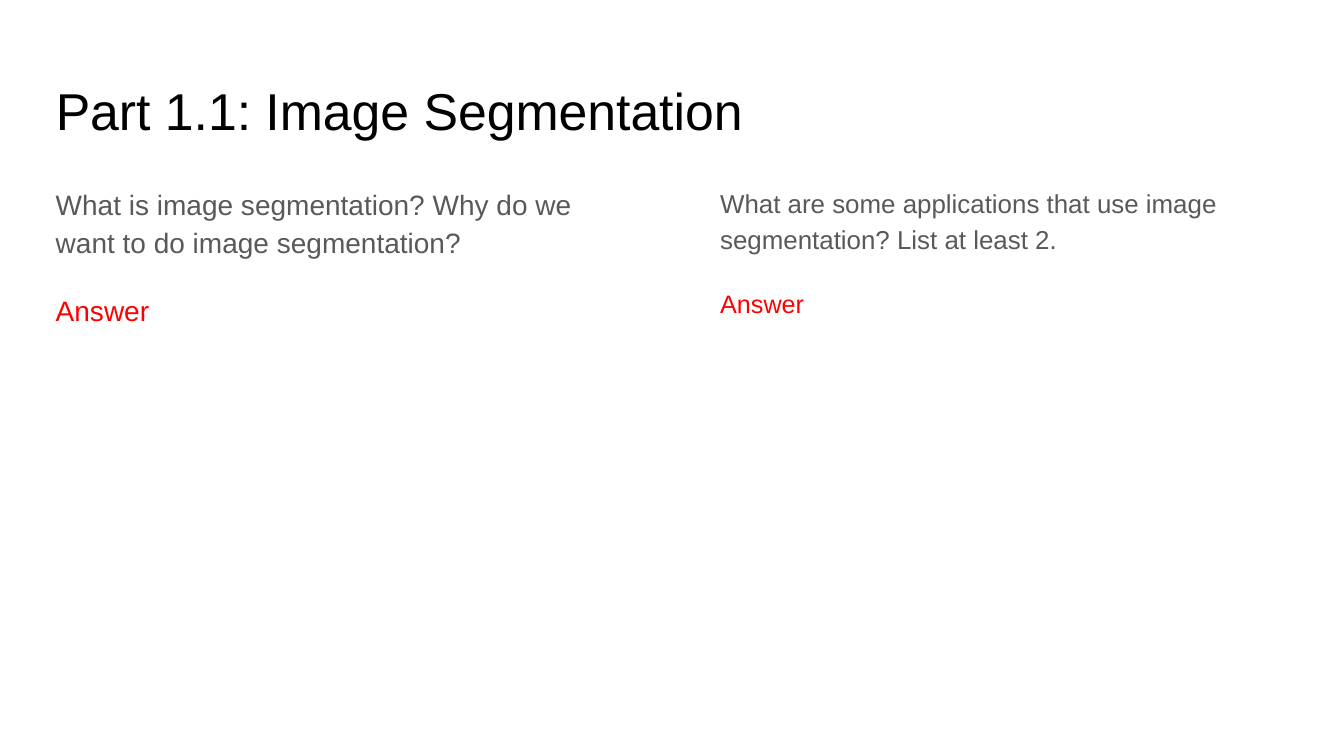
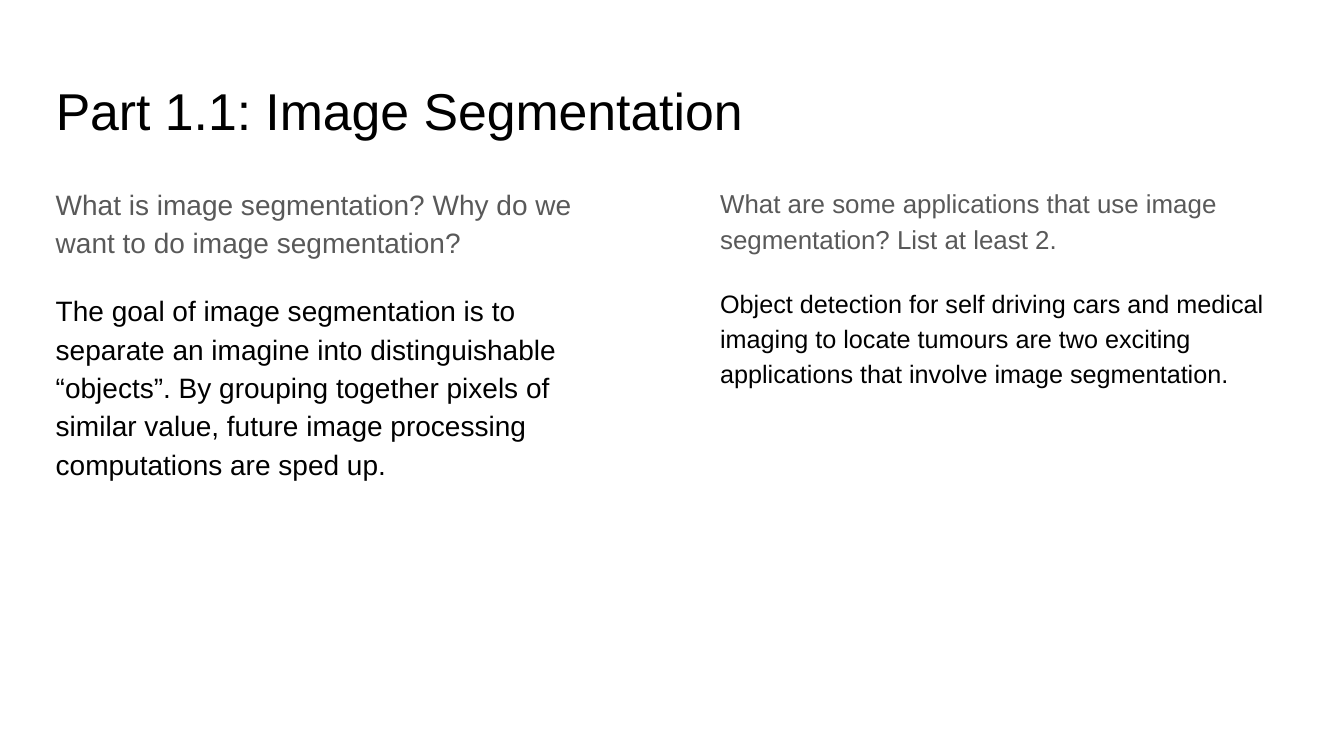
Before and after one commit to AaronLopes/vision-projs, a slide deck: slide 2 of proj2_release/proj2_template.pptx. Drawn at 1344x756 pixels with LibreOffice and Linux fonts; fonts in the diff are those of the drawing. Boxes give left, top, right and bottom in pixels: in the first picture for what was removed or moved away, otherwise in the second. Text is boxed around its words. In the diff, an @@ line names an element or a change of style, - is before the commit and + after.

```diff
--- a/proj2_release/proj2_template.pptx
+++ b/proj2_release/proj2_template.pptx
@@ text at (x1=720, y1=294, x2=1263, y2=389): text changed; text colour #FF0000 to #000000 @@
-Answer
+Object detection for self driving cars and medical imaging to locate tumours are two exciting applications that involve image segmentation.
@@ text at (x1=56, y1=300, x2=555, y2=480): text changed; text colour #FF0000 to #000000 @@
-Answer
+The goal of image segmentation is to separate an imagine into distinguishable “objects”. By grouping together pixels of similar value, future image processing computations are sped up.
```
Also in this commit, not shown: 8 other slides changed, 46 other files.
